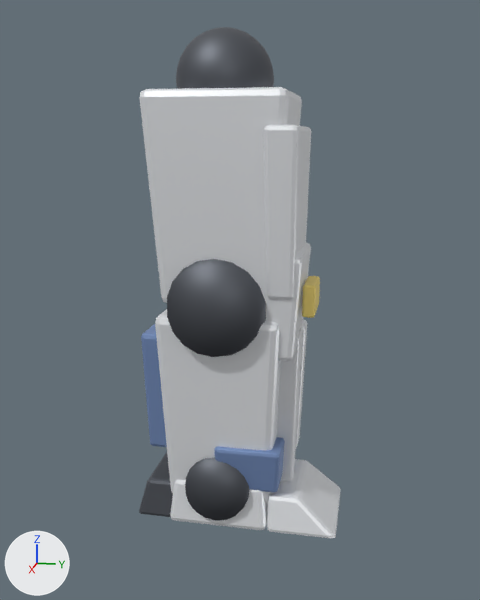
The glTF model game/assets/mech/leg_heavy_l.glb, before and after one commit.
The view is the same before and after, from a 50 mm lens placed at (10.65, 2.37, -0.85), pointed at (-0.17, 0.2, -3.56). Arrows for +X, +Y and +Z are at lower left; the lights stay in place. The first picture is the older version. Where no turn or scale is listed for an object, it has been applied to the vertices. Vertices at exactly the same position are counted once.

In view in the first picture: 'ankle', 'ankle_guard', 'calf', 'foot', 'heel', 'hip_joint', 'knee', 'knee_cap', 'knee_trim', 'shin', 'shin_armor2', 'shin_ridge', 'thigh', 'thigh_front', 'toe'.
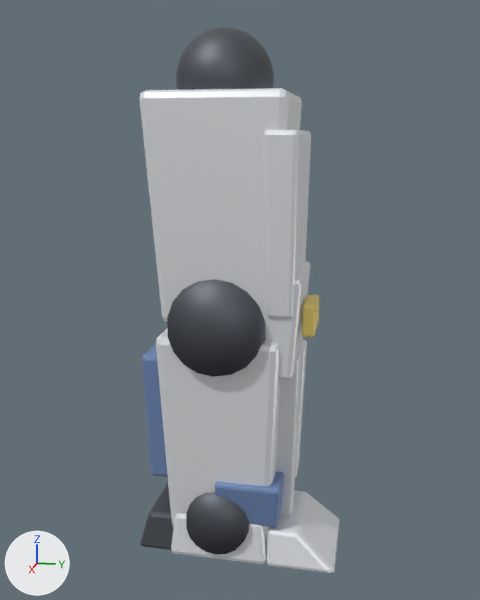
Location of each change, [x1, y1, x2, y2] in pixels of the pictures (480 x 600 px; the box of a moved part takes in the faces that stretch with it):
'thigh', reshaped, moved (8% taller): before [139, 87, 302, 303]; after [139, 88, 302, 322]
'shin', reshaped, moved (7% taller): before [155, 309, 281, 506]; after [156, 328, 281, 539]
'knee', moved: before [167, 259, 266, 357]; after [167, 279, 266, 377]
'thigh_front', moved, rescaled (8% taller): before [263, 125, 311, 300]; after [263, 130, 311, 319]
'toe', moved: before [267, 459, 341, 538]; after [266, 490, 339, 573]
'ankle', moved: before [185, 458, 250, 521]; after [186, 492, 249, 554]
'ankle_guard', moved: before [214, 437, 285, 492]; after [215, 472, 284, 527]
'foot', moved: before [170, 480, 268, 530]; after [171, 513, 267, 564]
'knee_cap', moved: before [265, 242, 311, 361]; after [261, 261, 310, 380]
'shin_ridge', moved: before [277, 326, 303, 481]; after [276, 347, 302, 514]
'calf', moved: before [141, 324, 167, 447]; after [142, 344, 168, 477]
'heel', moved: before [139, 452, 173, 517]; after [141, 483, 174, 550]
'knee_trim', moved: before [302, 276, 320, 318]; after [302, 295, 319, 337]
'shin_armor2', moved: before [296, 320, 308, 448]; after [295, 340, 307, 478]
part 1 of me_thigh, moved or reshaped: before [139, 87, 301, 302]; after [139, 88, 301, 318]
part 2 of me_thigh_front, moved or reshaped: before [263, 125, 311, 297]; after [263, 130, 311, 317]
part 3 of me_shin, moved or reshaped: before [155, 309, 281, 503]; after [156, 328, 281, 537]

Patch to the scene script:
```diff
--- a/game/assets/mech/leg_heavy_l.glb.py
+++ b/game/assets/mech/leg_heavy_l.glb.py
@@ me_thigh @@
 # used by ob_thigh; location = (0.0, 0.0, -3.47)
-me_thigh.from_pydata(...)  # 56 vertices, 108 faces; spans x -0.96..0.96, y -1.11..1.11, z 0.0..3.3
+me_thigh.from_pydata(...)  # 56 vertices, 108 faces; spans x -0.96..0.96, y -1.12..1.12, z 0.0..3.61
+# me_thigh part 1: the whole mesh is multiplied about its middle by the matrix ((1.0, 0.0, 0.0), (0.0, 1.0, 0.0), (0.0, 0.0, 1.097)), then moved by (0.0, 0.0, 0.15)
 me_thigh.materials.append(mat_m_main)
@@ me_thigh_front @@
 # used by ob_thigh_front; location = (0.0, 1.02, -3.3)
-me_thigh_front.from_pydata(...)  # 56 vertices, 108 faces; spans x -1.01..1.01, y -0.25..0.25, z 0.0..2.6
+me_thigh_front.from_pydata(...)  # 56 vertices, 108 faces; spans x -1.01..1.01, y -0.25..0.25, z 0.0..2.85
+# me_thigh_front part 2: the whole mesh is scaled about its middle by (1, 1, 1.1), then moved by (0.0, 0.0, 0.12)
 me_thigh_front.materials.append(mat_m_main)
@@ me_shin @@
 # used by ob_shin; location = (0.0, 0.0, -6.94)
-me_shin.from_pydata(...)  # 56 vertices, 108 faces; spans x -0.86..0.86, y -1.01..1.01, z 0.0..3.3
+me_shin.from_pydata(...)  # 56 vertices, 108 faces; spans x -0.86..0.86, y -1.01..1.01, z 0.0..3.61
+# me_shin part 3: the whole mesh is multiplied about its middle by the matrix ((1.0, 0.0, 0.0), (0.0, 1.0, 0.0), (0.0, 0.0, 1.097)), then moved by (0.0, 0.0, 0.15)
 me_shin.materials.append(mat_m_main)
@@ ob_thigh @@
 ob_thigh = bpy.data.objects.new('thigh', me_thigh)
-ob_thigh.location = (0.0, 0.0, -3.47)
+ob_thigh.location = (0.0, 0.0, -3.8)
@@ ob_thigh_front @@
 ob_thigh_front = bpy.data.objects.new('thigh_front', me_thigh_front)
-ob_thigh_front.location = (0.0, 1.02, -3.3)
+ob_thigh_front.location = (0.0, 1.02, -3.61)
@@ ob_knee @@
 ob_knee = bpy.data.objects.new('knee', me_knee)
-ob_knee.location = (0.0, 0.0, -3.47)
+ob_knee.location = (0.0, 0.0, -3.8)
@@ ob_ankle @@
 ob_ankle = bpy.data.objects.new('ankle', me_ankle)
-ob_ankle.location = (0.0, 0.0, -6.6)
+ob_ankle.location = (0.0, 0.0, -7.25)
@@ ob_ankle_guard @@
 ob_ankle_guard = bpy.data.objects.new('ankle_guard', me_ankle_guard)
-ob_ankle_guard.location = (0.0, 0.51, -6.6)
+ob_ankle_guard.location = (0.0, 0.51, -7.25)
@@ ob_calf @@
 ob_calf = bpy.data.objects.new('calf', me_calf)
-ob_calf.location = (0.0, -0.92, -6.08)
+ob_calf.location = (0.0, -0.92, -6.64)
@@ ob_foot @@
 ob_foot = bpy.data.objects.new('foot', me_foot)
-ob_foot.location = (0.0, 0.0, -7.28)
+ob_foot.location = (0.0, 0.0, -7.93)
@@ ob_heel @@
 ob_heel = bpy.data.objects.new('heel', me_heel)
-ob_heel.location = (0.0, -1.11, -7.28)
+ob_heel.location = (0.0, -1.11, -7.93)
@@ ob_knee_cap @@
 ob_knee_cap = bpy.data.objects.new('knee_cap', me_knee_cap)
-ob_knee_cap.location = (0.0, 0.92, -4.32)
+ob_knee_cap.location = (0.0, 0.92, -4.65)
@@ ob_knee_trim @@
 ob_knee_trim = bpy.data.objects.new('knee_trim', me_knee_trim)
-ob_knee_trim.location = (0.0, 1.43, -3.64)
+ob_knee_trim.location = (0.0, 1.43, -3.97)
@@ ob_shin @@
 ob_shin = bpy.data.objects.new('shin', me_shin)
-ob_shin.location = (0.0, 0.0, -6.94)
+ob_shin.location = (0.0, 0.0, -7.59)
@@ ob_shin_armor2 @@
 ob_shin_armor2 = bpy.data.objects.new('shin_armor2', me_shin_armor2)
-ob_shin_armor2.location = (-1.12, 0.34, -6.6)
+ob_shin_armor2.location = (-1.12, 0.34, -7.21)
@@ ob_shin_ridge @@
 ob_shin_ridge = bpy.data.objects.new('shin_ridge', me_shin_ridge)
-ob_shin_ridge.location = (0.0, 1.02, -6.77)
+ob_shin_ridge.location = (0.0, 1.02, -7.4)
@@ ob_toe @@
 ob_toe = bpy.data.objects.new('toe', me_toe)
-ob_toe.location = (0.0, 1.45, -7.28)
+ob_toe.location = (0.0, 1.45, -7.93)
```
